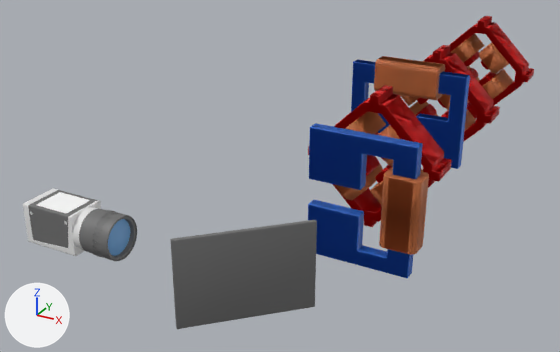
Before and after pictures for a commit that changed the glTF model beam_3d_visualizer/public/models/ares/scene.glb.
One viewpoint serves both versions: a 50 mm lens placed at (0.779, -3.3, 0.882), pointed at (-0.336, -1.273, -0.132). The lights are fixed; the arrows at lower left show +X, +Y and +Z. Where no turn or scale is listed for an object, it has been applied to the vertices. Vertices at the same position are counted once.

Script lines for the objects in view, before the commit:
```python
ob_quadrupole_glb_2 = bpy.data.objects.new('quadrupole.glb_2', me_quadrupole_glb_2)
ob_quadrupole_glb_2.location = (0.0, 0.0, 0.0)
ob_screen_glb = bpy.data.objects.new('screen.glb', me_screen_glb)
ob_screen_glb.location = (0.0, 0.0, 0.0)
ob_screen_glb_1 = bpy.data.objects.new('screen.glb_1', me_screen_glb_1)
ob_screen_glb_1.location = (0.0, 0.0, 0.0)
ob_screen_glb_2 = bpy.data.objects.new('screen.glb_2', me_screen_glb_2)
ob_screen_glb_2.location = (0.0, 0.0, 0.0)
ob_screen_glb_3 = bpy.data.objects.new('screen.glb_3', me_screen_glb_3)
ob_screen_glb_3.location = (0.0, 0.0, 0.0)
ob_screen_glb_4 = bpy.data.objects.new('screen.glb_4', me_screen_glb_4)
ob_screen_glb_4.location = (0.0, 0.0, 0.0)
ob_screen_glb_5 = bpy.data.objects.new('screen.glb_5', me_screen_glb_5)
ob_screen_glb_5.location = (0.0, 0.0, 0.0)
# also in view: 'quadrupole.glb_3' at (-0.002, -0.172, 0.0); 'horizontal_corrector.glb' at (0.192, -1.575, 0.0); 'horizontal_corrector.glb_3' at (0.075, -1.575, 0.0); 'quadrupole.glb_6' at (-0.002, -0.722, 0.0); 'quadrupole.glb_10' at (-0.002, -1.272, 0.0)
```
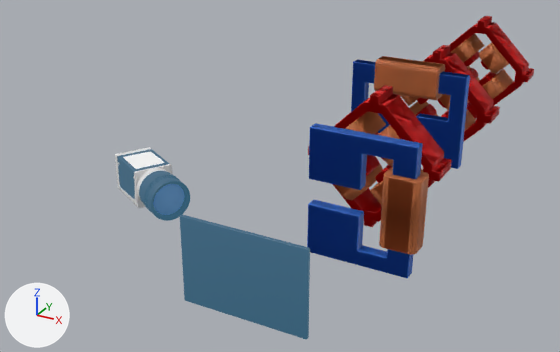
Commit message: Align screen perpendicular to beam direction

Edits to the bpy script that builds the scene:
```text
Change me_screen_glb:
    remove me_screen_glb.from_pydata(...)  # 3242 vertices, 5921 faces; spans x -0.631..-0.36, y -2.099..-1.988, z -0.056..0.056
    remove me_screen_glb.materials.append(mat_simple_silver_002)  # white #e7e7e7
    add me_screen_glb.from_pydata(...)  # 96 vertices, 188 faces; spans x -0.16..0.16, y -2.056..-2.046, z -0.11..0.11
    me_screen_glb part 1: 3242 vertices removed from x -0.631..-0.36, y -2.099..-1.988, z -0.056..0.056
    me_screen_glb part 2: 96 vertices added at x -0.16..0.16, y -2.056..-2.046, z -0.11..0.11
    me_screen_glb part 3: the surface is now shaded smooth
    add me_screen_glb.materials.append(mat_simple_black)  # dark blue #2e3d53
Change me_screen_glb_1:
    remove me_screen_glb_1.from_pydata(...)  # 4358 vertices, 7979 faces; spans x -0.613..-0.342, y -2.1..-1.986, z -0.057..0.057
    remove me_screen_glb_1.materials.append(mat_simple_black_002)  # grey #707070
    add me_screen_glb_1.from_pydata(...)  # 3242 vertices, 5921 faces; spans x -0.618..-0.358, y -1.853..-1.631, z -0.056..0.056
    me_screen_glb_1 part 4: 4358 vertices removed from x -0.613..-0.342, y -2.1..-1.986, z -0.057..0.057
    me_screen_glb_1 part 5: 3242 vertices added at x -0.618..-0.358, y -1.853..-1.631, z -0.056..0.056
    add me_screen_glb_1.materials.append(mat_simple_silver_002)  # white #e7e7e7
Change me_screen_glb_2:
    remove me_screen_glb_2.from_pydata(...)  # 481 vertices, 840 faces; spans x -0.3553..-0.3505, y -2.0878..-1.9977, z -0.045..0.045
    remove me_screen_glb_2.materials.append(mat_blue_lens_002)  # blue #72afe7
    add me_screen_glb_2.from_pydata(...)  # 4358 vertices, 7979 faces; spans x -0.6021..-0.3361, y -1.8663..-1.6448, z -0.0572..0.0572
    me_screen_glb_2 part 6: 4358 vertices added at x -0.6021..-0.3361, y -1.8663..-1.6448, z -0.0572..0.0572
    me_screen_glb_2 part 7: 481 vertices removed from x -0.3553..-0.3505, y -2.0878..-1.9977, z -0.045..0.045
    add me_screen_glb_2.materials.append(mat_simple_black)  # dark blue #2e3d53
Change me_screen_glb_3:
    remove me_screen_glb_3.from_pydata(...)  # 456 vertices, 670 faces; spans x -0.6273..-0.6125, y -2.0289..-2.0017, z -0.0341..-0.0101
    remove me_screen_glb_3.materials.append(mat_simple_copper_012)  # orange #e7854f
    add me_screen_glb_3.from_pydata(...)  # 481 vertices, 840 faces; spans x -0.3978..-0.3527, y -1.8507..-1.7726, z -0.045..0.045
    me_screen_glb_3 part 8: 481 vertices added at x -0.3978..-0.3527, y -1.8507..-1.7726, z -0.045..0.045
    add me_screen_glb_3.materials.append(mat_blue_lens_002)  # blue #72afe7
Change me_screen_glb_4:
    remove me_screen_glb_4.from_pydata(...)  # 88 vertices, 130 faces; spans x -0.5723..-0.4726, y -2.0852..-2.0004, z 0.0531..0.0535
    remove me_screen_glb_4.materials.append(mat_simple_white_002)  # white #ffffff
    add me_screen_glb_4.from_pydata(...)  # 456 vertices, 670 faces; spans x -0.6039..-0.5776, y -1.671..-1.6401, z -0.0341..-0.0101
    me_screen_glb_4 part 9: 88 vertices removed from x -0.5723..-0.4726, y -2.0852..-2.0004, z 0.0531..0.0535
    add me_screen_glb_4.materials.append(mat_simple_copper_012)  # orange #e7854f
Change me_screen_glb_5:
    remove me_screen_glb_5.from_pydata(...)  # 96 vertices, 188 faces; spans x -0.113..0.118, y -2.159..-1.927, z -0.11..0.11
    remove me_screen_glb_5.materials.append(mat_simple_black_002)  # grey #707070
    add me_screen_glb_5.from_pydata(...)  # 88 vertices, 130 faces; spans x -0.583..-0.457, y -1.788..-1.668, z 0.053..0.054
    me_screen_glb_5 part 10: 96 vertices removed from x -0.113..0.118, y -2.159..-1.927, z -0.11..0.11
    me_screen_glb_5 part 11: 88 vertices added at x -0.583..-0.457, y -1.788..-1.668, z 0.053..0.054
    me_screen_glb_5 part 12: the surface is now shaded flat
    add me_screen_glb_5.materials.append(mat_simple_white_002)  # white #ffffff
```

What differs and where, as boxes [x1, y1, x2, y2] in the pictures (560 x 352 px):
'screen.glb_5', reshaped (72% narrower, 83% shorter): before [170, 220, 317, 329]; after [123, 151, 164, 169]
'screen.glb', reshaped: before [23, 188, 101, 256]; after [180, 214, 310, 339]
'screen.glb_1', reshaped: before [28, 190, 137, 261]; after [115, 147, 172, 208]
'screen.glb_2', reshaped (222% wider, 92% taller): before [108, 219, 130, 256]; after [117, 149, 190, 221]
'screen.glb_3', reshaped (not visible before): after [153, 184, 185, 215]
'screen.glb_4', reshaped (not visible afterwards): before [36, 192, 90, 213]
part 1 of me_screen_glb, deleted: before [23, 188, 101, 256]
part 2 of me_screen_glb, added (blue): after [180, 214, 310, 339]
part 4 of me_screen_glb_1, deleted: before [28, 190, 137, 261]
part 5 of me_screen_glb_1, added: after [115, 147, 172, 208]
part 6 of me_screen_glb_2, added (blue): after [117, 149, 190, 221]
part 7 of me_screen_glb_2, deleted (blue): before [108, 219, 130, 256]
part 10 of me_screen_glb_5, deleted: before [170, 220, 317, 329]
part 11 of me_screen_glb_5, added: after [123, 151, 164, 169]
